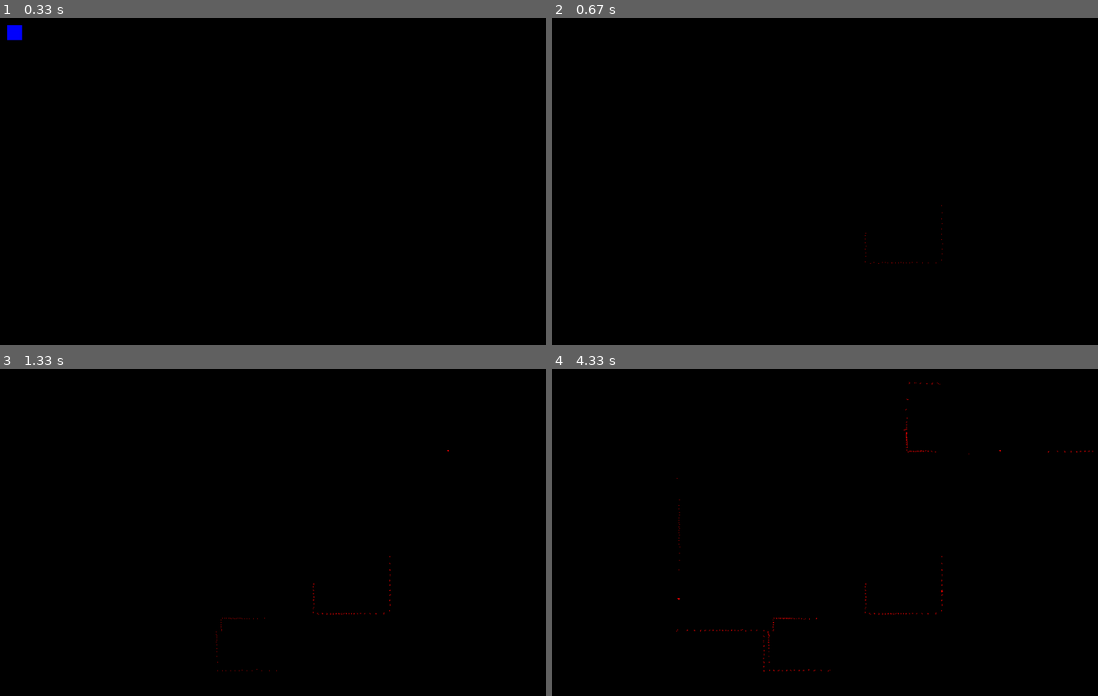
Above: before the commit, frames 1-4 (two rows, left to right).
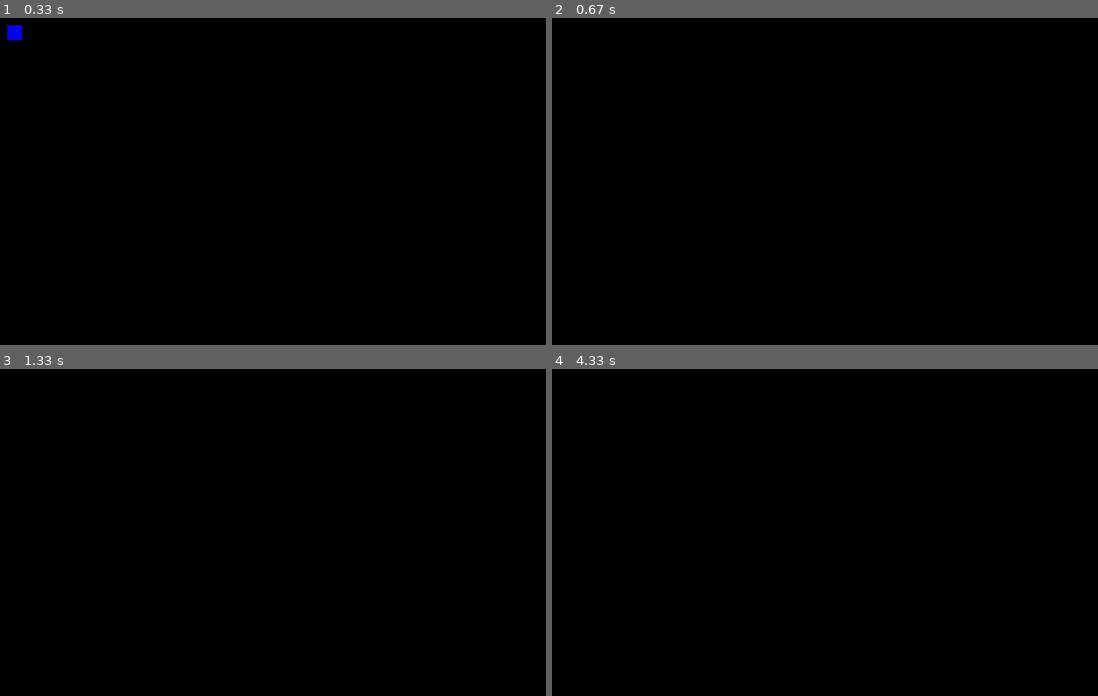
Above: after the commit, the same moments.

Repository: LuisPeMoraRod/drones_exploration_sim
Game: pygame game, started from src/main.py
Two runs of this game, one before a commit and one after it. Both use one fixed random seed, a clock stepped at 60 frames per second and the inputs below.
Inputs (mouse positions are in pixels of both pictures, inside the frame that each line leads up to):
- Up to frame 1 (0.33 s): no input
- Up to frame 2 (0.67 s): hold Left from 0.33 s (still down); move the mouse to (895, 240) at 0.37 s
- Up to frame 3 (1.33 s): release Left at 0.87 s; hold Down 0.9-1.2 s; move the mouse to (447, 450) at 0.93 s; hold Left from 1.23 s (still down); move the mouse to (234, 630) at 1.27 s
- Up to frame 4 (4.33 s): release Left at 1.63 s; hold Up 1.67-2.03 s; move the mouse to (939, 591) at 1.7 s; hold Right 2.07-2.7 s; move the mouse to (726, 656) at 2.1 s; hold Down 2.73-3.1 s; move the mouse to (677, 597) at 2.77 s; hold Left 3.13-3.6 s; move the mouse to (1097, 418) at 3.17 s; hold Right 3.63-4.1 s; move the mouse to (912, 434) at 3.67 s; hold Up from 4.13 s (still down); move the mouse to (699, 525) at 4.17 s

Frame 1 is identical in both runs. In frame 2, less than 0.1% of the frame differs, in the area x 57-72%, y 57-76%; in frame 3, 0.1%; in frame 4, 0.3%, in the area x 22-100%, y 3-93%.

Commit message:
fix: organize source files into src/ dir

Diff:
--- a/main.py
+++ b/src/main.py
@@ -26,20 +26,14 @@
 
     running = True
     while running:
-        sensorOn = False
         for event in pygame.event.get():
             if event.type == pygame.QUIT:
                 running = False
-            if pygame.mouse.get_focused():
-                sensorOn = True
-            elif not pygame.mouse.get_focused():
-                sensorOn = False
-        if sensorOn:
-            position = pygame.mouse.get_pos()
-            laser.position = position
-            sensorData = laser.sense()
-            map.dataStorage(sensorData)
-            map.showData()
+        position = robot.position
+        laser.position = position
+        sensorData = laser.sense()
+        map.dataStorage(sensorData)
+        map.showData()
 
         map.map.fill(constants.COLORS["BLACK"])
 
--- a/map.py
+++ b/src/map.py
@@ -7,7 +7,9 @@
     def __init__(self, MapDimensions: tuple) -> None:
         pygame.init()
         self.pointsCloud = []  # List of points to be displayed on the map
-        self.externalMap = pygame.image.load("map.png")  # Load the reference map image
+        self.externalMap = pygame.image.load(
+            "images/map.png"
+        )  # Load the reference map image
         self.map_h, self.map_w = MapDimensions
         self.winName = "Map"
         self.map = None
Not shown, changed: README.md
Renamed: map.png -> images/map.png
Renamed: constants.py -> src/constants.py
Renamed: robot.py -> src/robot.py
Renamed: sensors.py -> src/sensors.py
